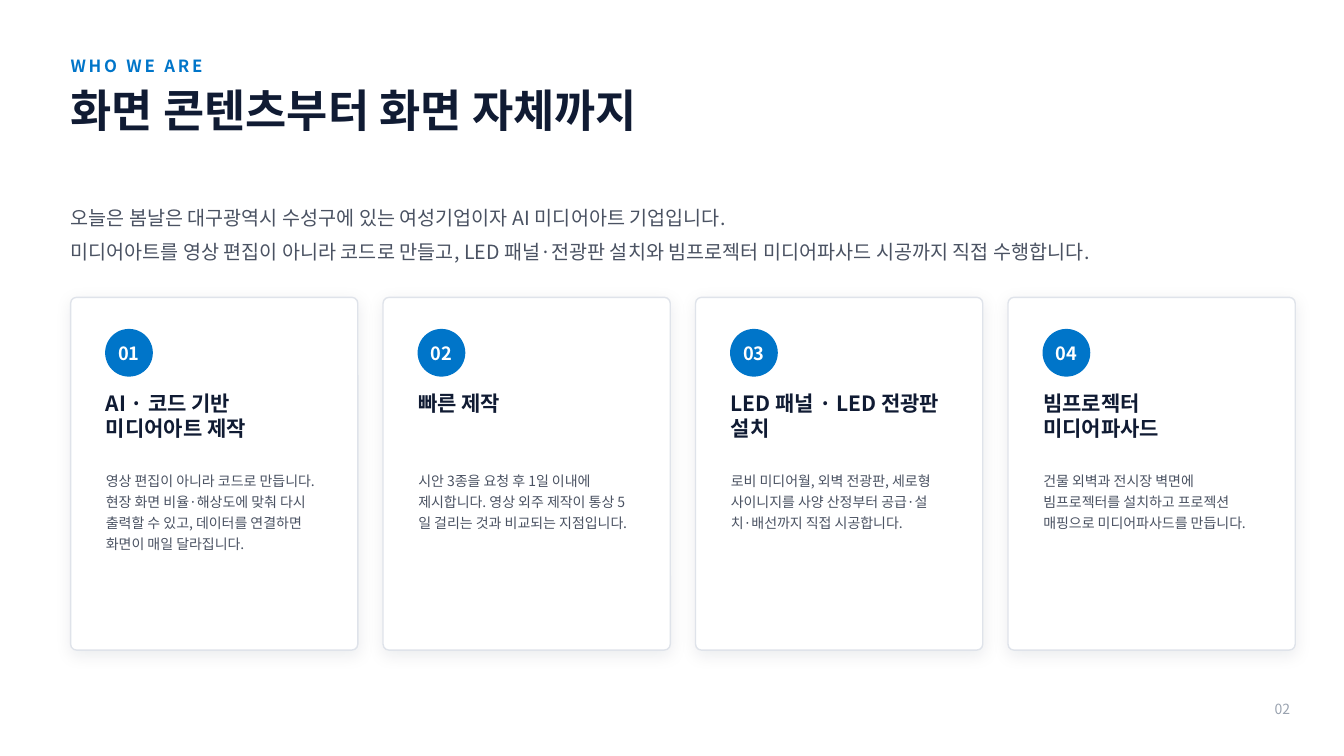
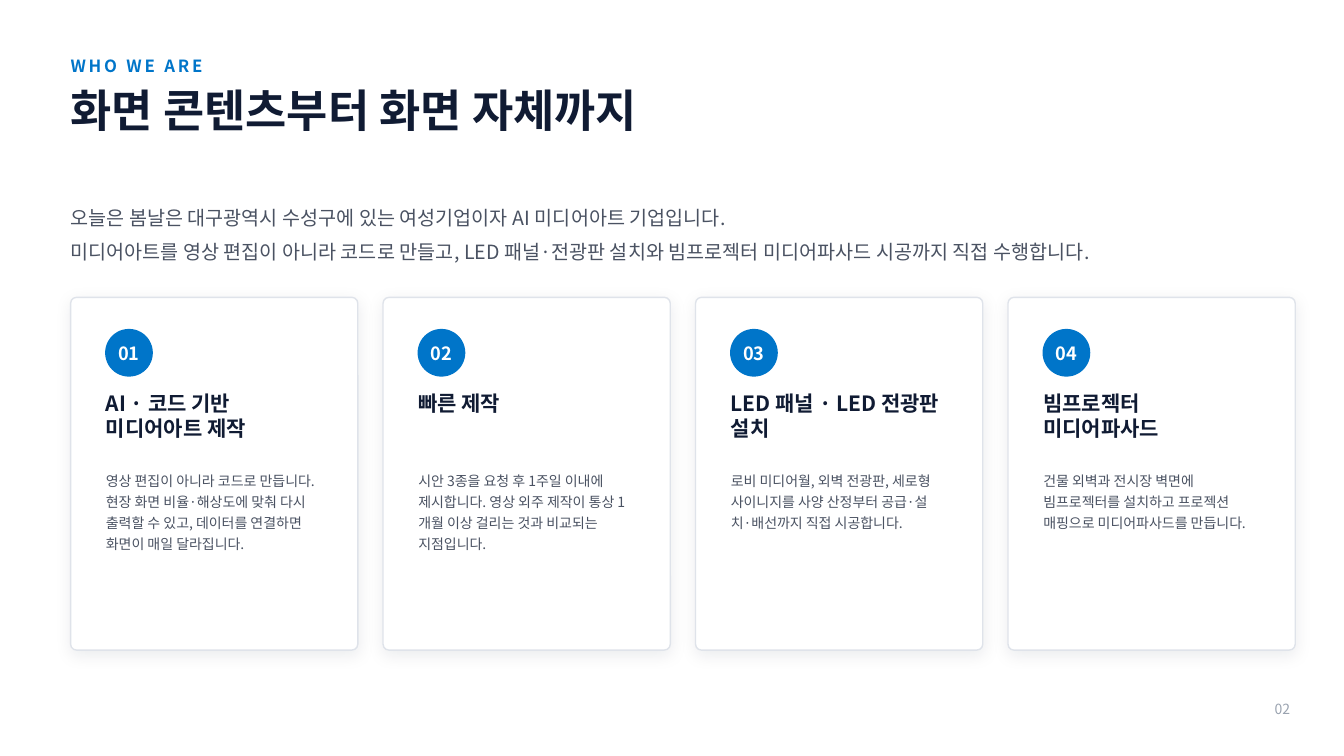
Before and after one commit to bradleyHong/oneul-bomnal, a slide deck: slide 2 of docs/오늘은봄날_회사소개서.pptx. Drawn at 1344x756 pixels with LibreOffice and Linux fonts; fonts in the diff are those of the drawing. Boxes give left, top, right and bottom in pixels: in the first picture for what was removed or moved away, otherwise in the second. Text is boxed around its words. In the diff, an @@ line names an element or a change of style, - is before the commit and + after.

```diff
--- a/docs/오늘은봄날_회사소개서.pptx
+++ b/docs/오늘은봄날_회사소개서.pptx
@@ text at [418,474,615,550]: text changed @@
-시안 3종을 요청 후 1일 이내에 제시합니다. 영상 외주 제작이 통상 5일 걸리는 것과 비교되는 지점입니다.
+시안 3종을 요청 후 1주일 이내에 제시합니다. 영상 외주 제작이 통상 1개월 이상 걸리는 것과 비교되는 지점입니다.
```
Also in this commit, not shown: 8 other slides changed, 1 slide added, 1 other file.
